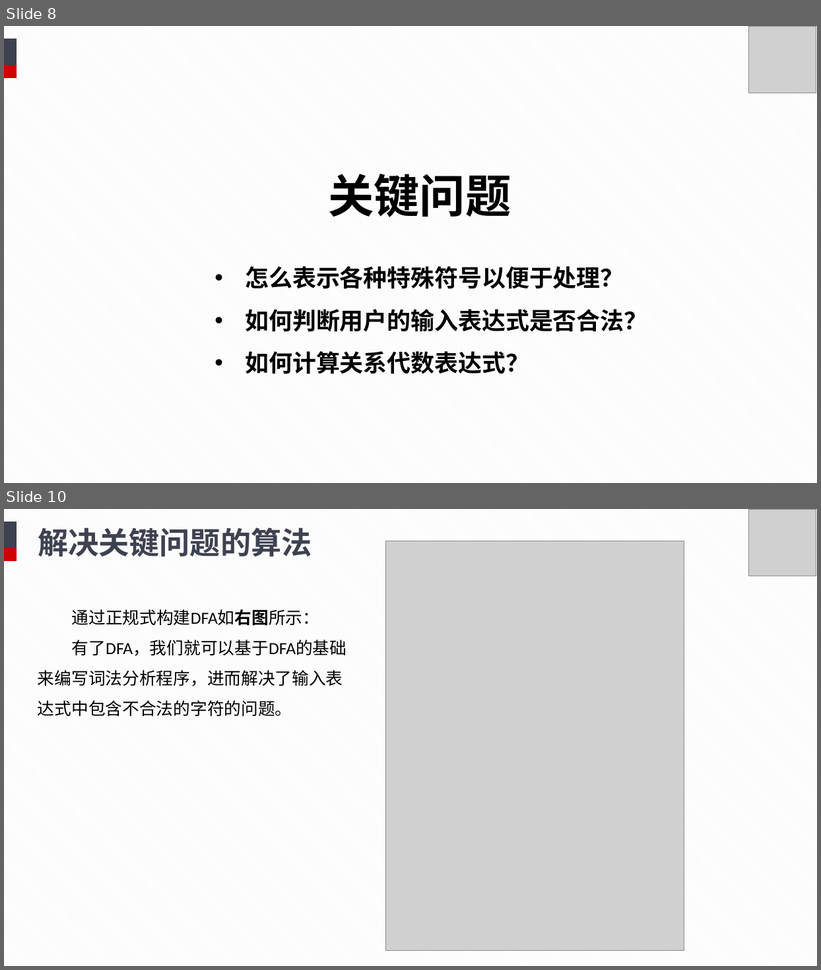
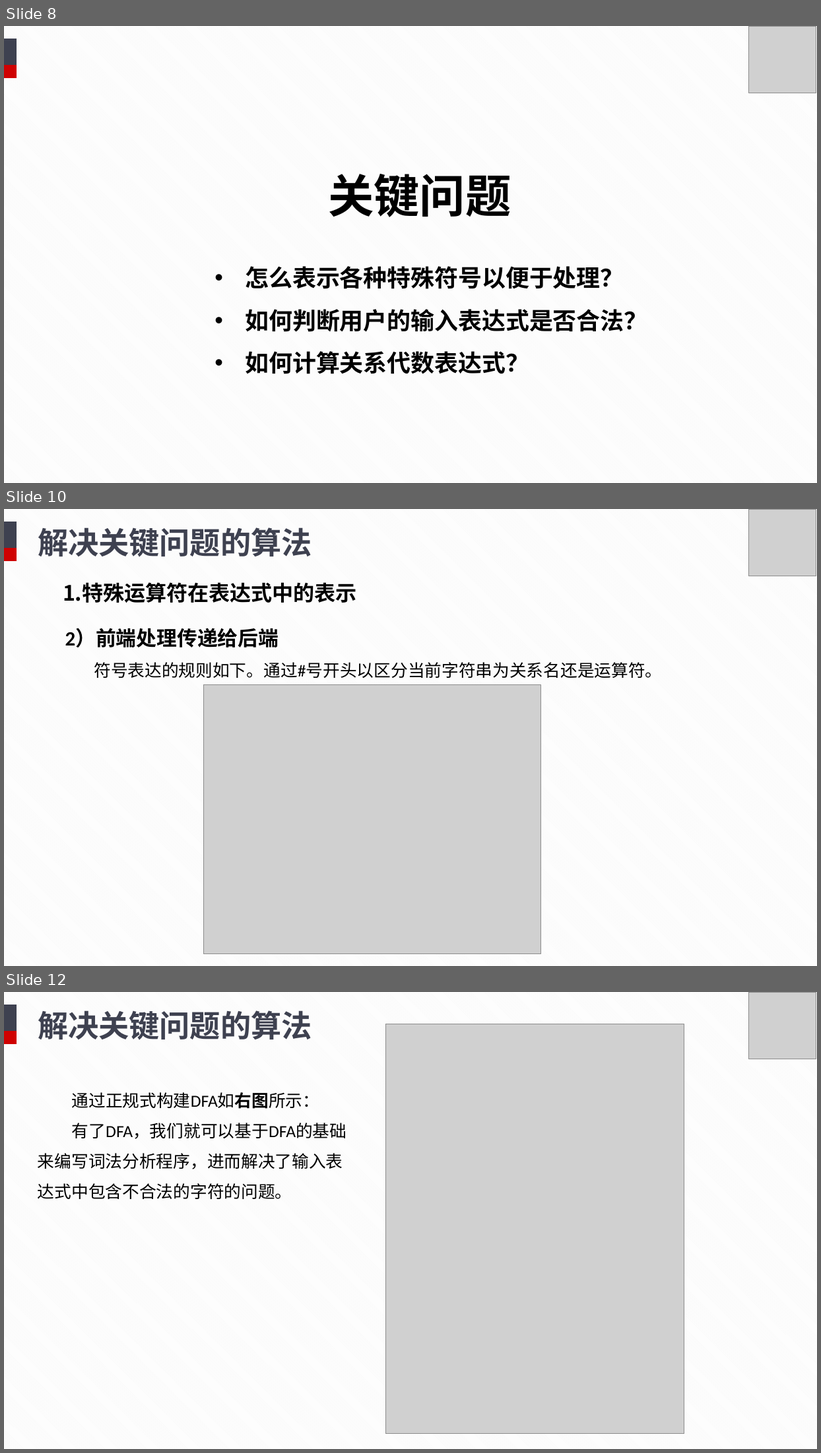
Before and after one commit to TuJin07/Relational-Algebra-Operation-System, a slide deck: doc/终期答辩.pptx. Shown one above the other, each under a label of ours: slides 8 and 10 before the commit, slides 8, 10 and 12 after it; the slides between them are not shown. The pictures are 821x970 and 821x1453 pixels, drawn with LibreOffice and Linux fonts; fonts in the diff are those of the drawing; grey boxes stand for pictures. Boxes give left, top, right and bottom in pixels: in the first picture for what was removed or moved away, otherwise in the second. Text is boxed around its words. In the diff, an @@ line names an element or a change of style, - is before the commit and + after.

```diff
--- a/doc/终期答辩.pptx
+++ b/doc/终期答辩.pptx
@@ slide 10 added at [4,509,817,966], background pattern #F2F2F2 on #FFFFFF @@
@@ rectangle added at [4,522,17,561], fill #3E4150 @@
@@ text added at [38,527,312,557], 36 pt, text #3E4150, bold @@
+解决关键问题的算法
@@ picture added at [749,509,816,576] @@
@@ rectangle added at [4,548,17,561], fill #CF0101 @@
@@ text added at [63,582,357,603], 25 pt, text #000000, bold @@
+1.特殊运算符在表达式中的表示
@@ text added at [65,628,662,678], 20 pt, text #000000 @@
+2）前端处理传递给后端
+符号表达的规则如下。通过#号开头以区分当前字符串为关系名还是运算符。
@@ picture added at [203,685,541,955] @@
@@ what was slide 10 is now slide 12 @@
```
Also in this commit, not shown: 5 slides changed, 1 other slide added.
